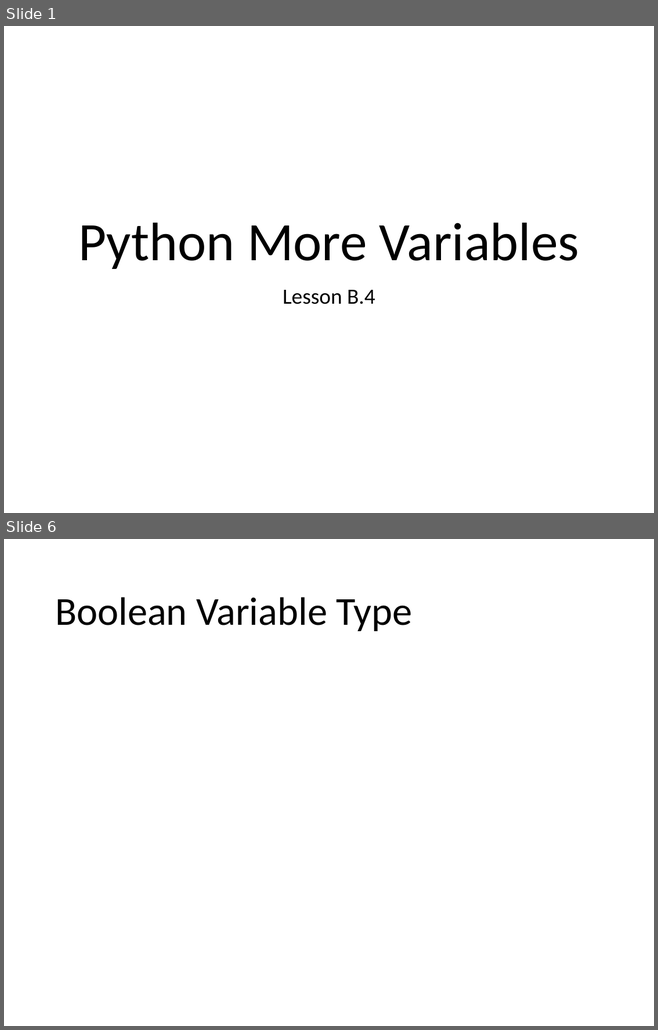
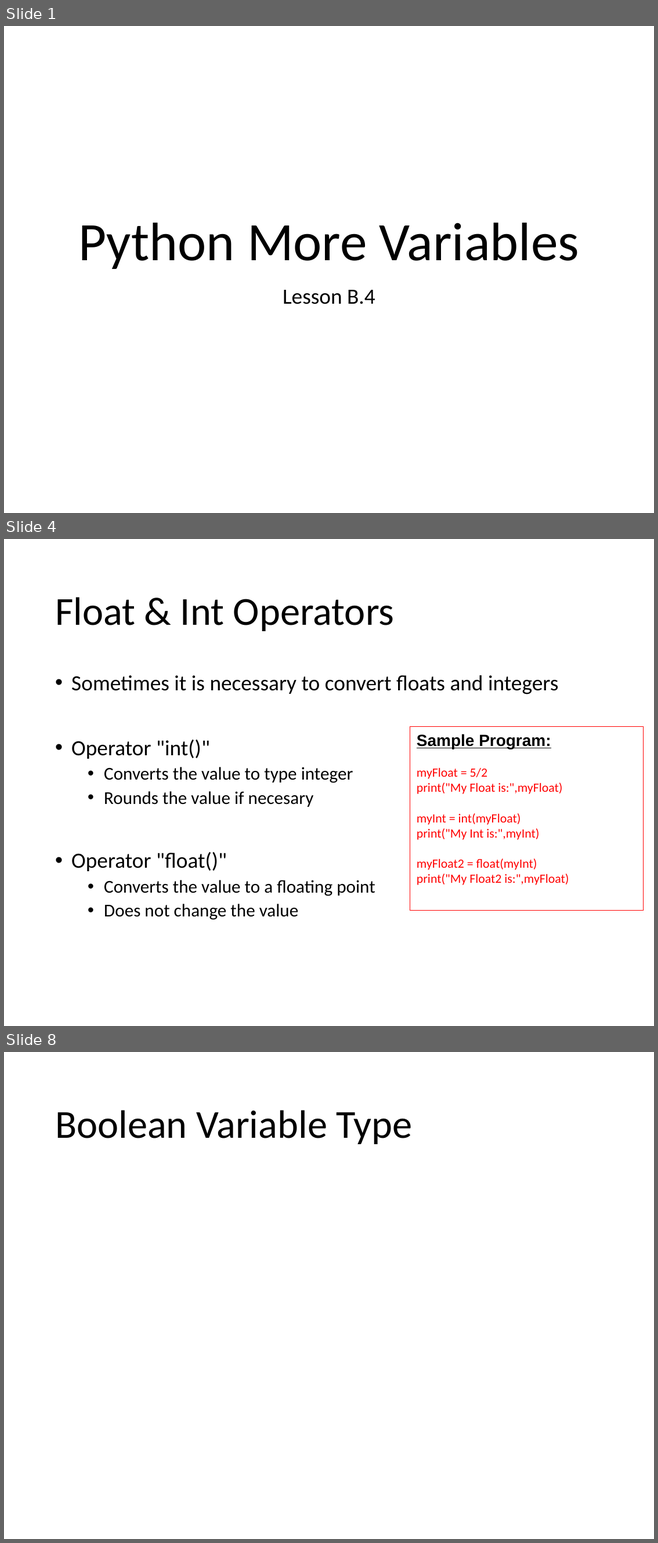
Before and after one commit to Greg5519/ICS2O0, a slide deck: Topic B Programming Introduction/B.4 Lesson - Python More Variables.pptx. Shown one above the other, each under a label of ours: slides 1 and 6 before the commit, slides 1, 4 and 8 after it; the slides between them are not shown. The pictures are 658x1030 and 658x1543 pixels, drawn with LibreOffice and Linux fonts; fonts in the diff are those of the drawing. Boxes give left, top, right and bottom in pixels: in the first picture for what was removed or moved away, otherwise in the second. Text is boxed around its words. In the diff, an @@ line names an element or a change of style, - is before the commit and + after.

```diff
--- a/Topic B Programming Introduction/B.4 Lesson - Python More Variables.pptx
+++ b/Topic B Programming Introduction/B.4 Lesson - Python More Variables.pptx
@@ slide 4 added at bbox=[4, 539, 654, 1026], background #FFFFFF @@
@@ title added at bbox=[55, 597, 394, 631], 44 pt, text #000000 @@
+Float & Int Operators
@@ text added at bbox=[71, 675, 558, 920], 20 pt, text #000000 @@
+• Sometimes it is necessary to convert floats and integers
+• Operator "int()"
+  • Converts the value to type integer
+  • Rounds the value if necesary
+• Operator "float()"
+  • Converts the value to a floating point
+  • Does not change the value
@@ rectangle added at bbox=[410, 727, 643, 911], outline #FF0000 0.75 pt, 14 pt, text #FF0000 @@
+Sample Program:
+myFloat = 5/2
+print("My Float is:",myFloat)
+myInt = int(myFloat)
+print("My Int is:",myInt)
+myFloat2 = float(myInt)
+print("My Float2 is:",myFloat)
@@ what was slide 6 is now slide 8 @@
```
Also in this commit, not shown: 3 slides changed, 2 other slides added, 1 slide removed, 2 other files.
